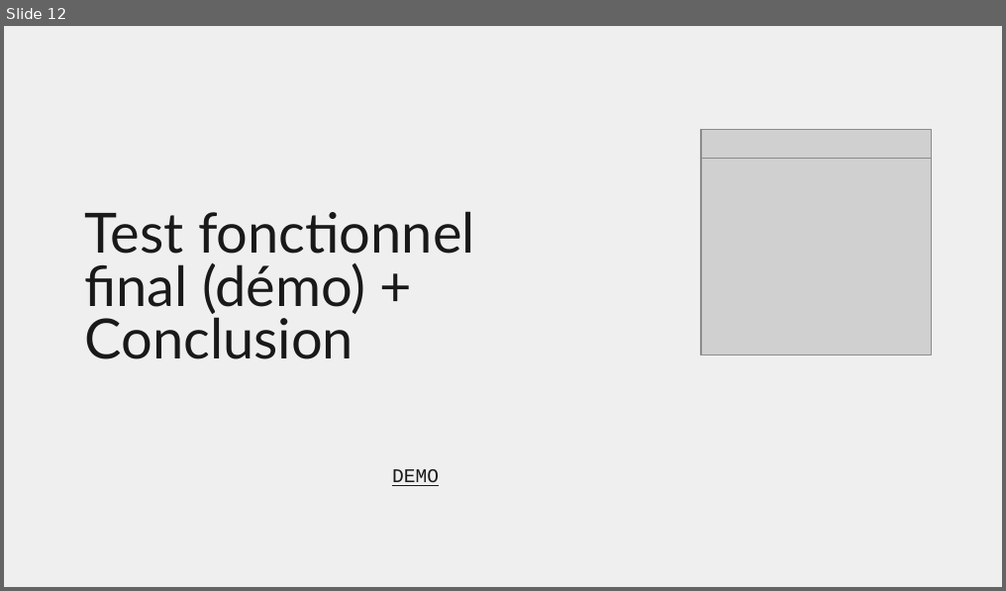
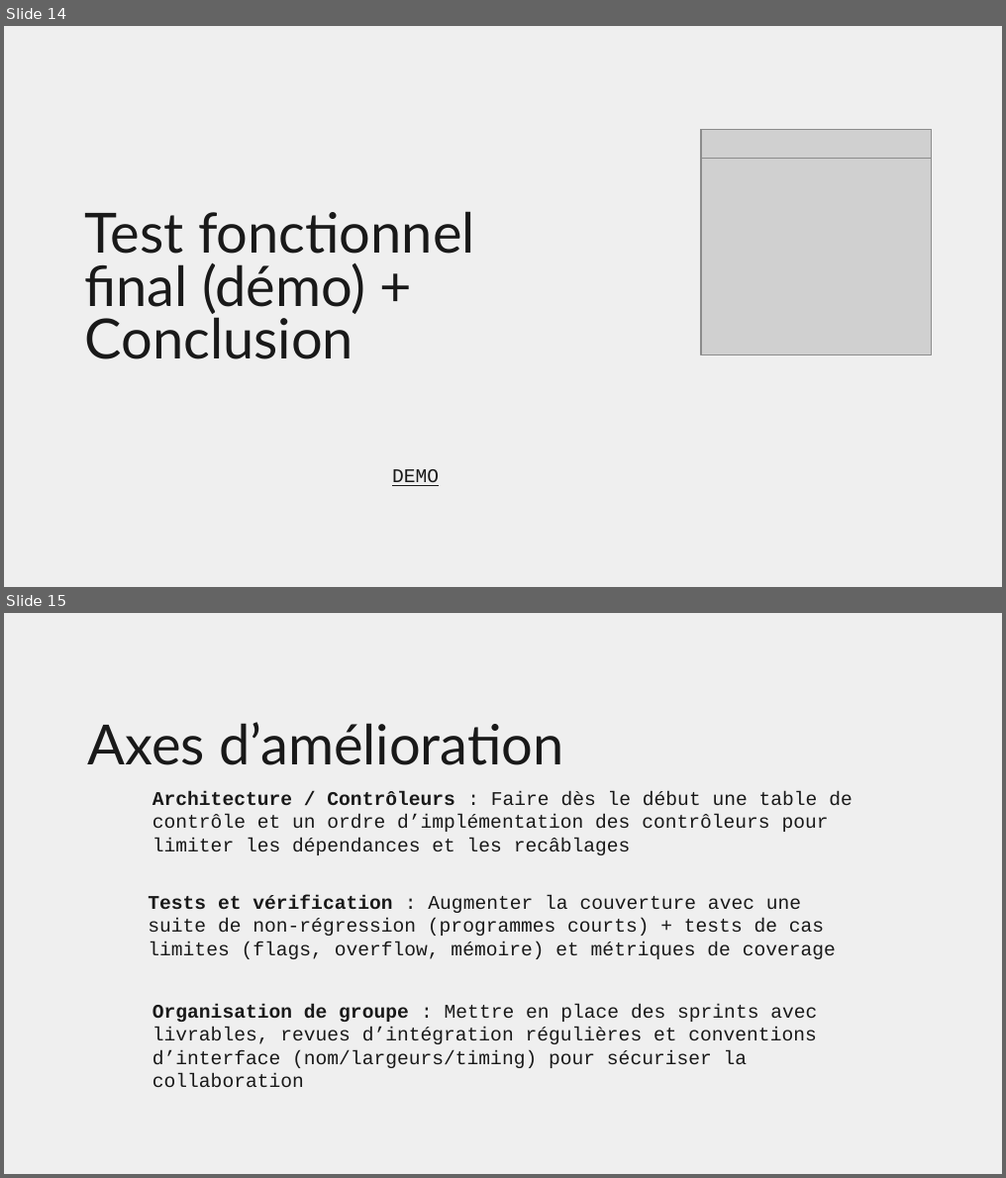
Before and after one commit to Eliotsk-hub/PARM, a slide deck: SoutenancePARM.pptx. Shown one above the other, each under a label of ours: slide 12 before the commit, slides 14 and 15 after it. The pictures are 1006x591 and 1006x1178 pixels, drawn with LibreOffice and Linux fonts; fonts in the diff are those of the drawing; grey boxes stand for pictures; background and template pictures are left out. Boxes give left, top, right and bottom in pixels: in the first picture for what was removed or moved away, otherwise in the second. Text is boxed around its words. In the diff, an @@ line names an element or a change of style, - is before the commit and + after.

```diff
--- a/SoutenancePARM.pptx
+++ b/SoutenancePARM.pptx
@@ slide 15 added at bbox=[4, 613, 1002, 1174], background picture (left out) @@
@@ title added at bbox=[88, 722, 564, 765], 40 pt, text #191919 @@
+Axes d’amélioration
@@ subtitle added at bbox=[152, 791, 852, 856], 14 pt, text #191919 @@
+Architecture / Contrôleurs : Faire dès le début une table de contrôle et un ordre d’implémentation des contrôleurs pour limiter les dépendances et les recâblages
@@ text added at bbox=[148, 895, 824, 959], 14 pt, text #191919 @@
+Tests et vérification : Augmenter la couverture avec une suite de non-régression (programmes courts) + tests de cas limites (flags, overflow, mémoire) et métriques de coverage
@@ text added at bbox=[152, 1004, 817, 1068], 14 pt, text #191919 @@
+Organisation de groupe : Mettre en place des sprints avec livrables, revues d’intégration régulières et conventions d’interface (nom/largeurs/timing) pour sécuriser la collaboration
@@ what was slide 12 is now slide 14 @@
```
Also in this commit, not shown: 2 slides changed, 2 other slides added.
